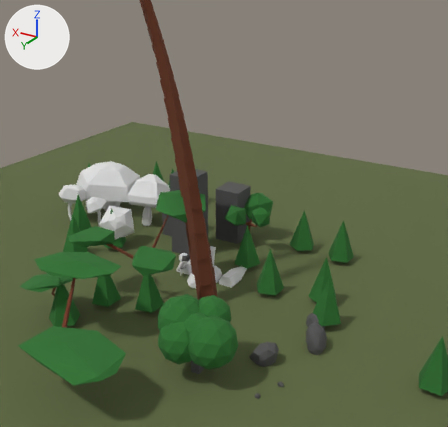
What one commit did to the glTF model public/models/assets.glb.
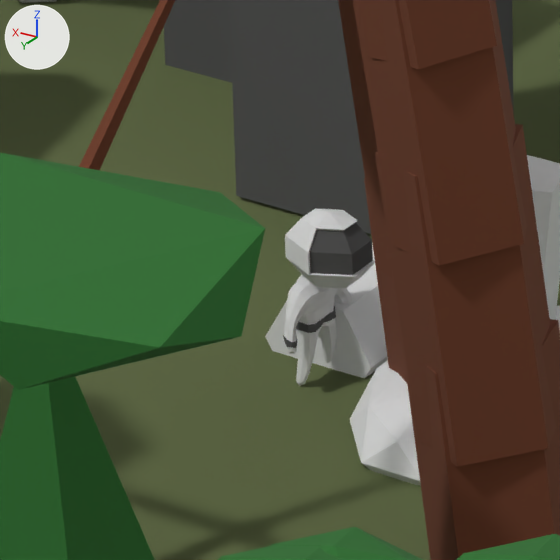
Each version is shown from a 50 mm camera at (-20.97, 31.97, 21.49) aimed at (-0.39, -2.32, 4.34), then close up on the part from 32% to 48% of the width and 53% to 70% of the height. The lights are fixed; the arrows at upper left show +X, +Y and +Z. Where no turn or scale is listed for an object, it has been applied to the vertices.

The first close-up shows 'Astronaut', 'Circle', 'Cone.009', 'Cube', 'Cube.002', 'Ground', 'Icosphere', 'Icosphere.001', 'Ship', 'Tentacle', 'Tentacle.001', 'Tree3'.
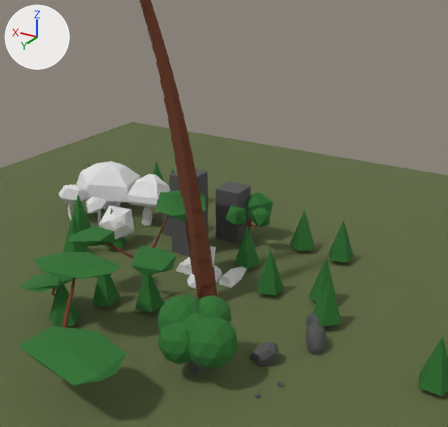
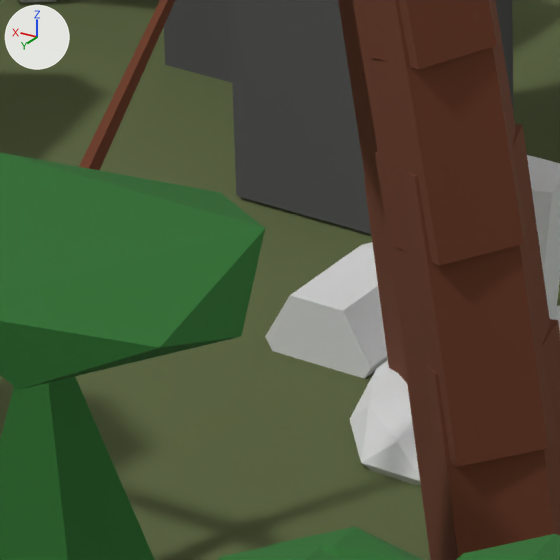
Where the change shows, as pixel boxes [x1, y1, x2, y2] in the close-ups (560 x 560 px):
'Astronaut', moved (not visible afterwards)
    before: [283, 208, 375, 386]

The change in detail:
Object 'Astronaut' (ob_astronaut) moves from (1.674, 0.0, -0.007) to (0.003, 0.0, -0.002).
